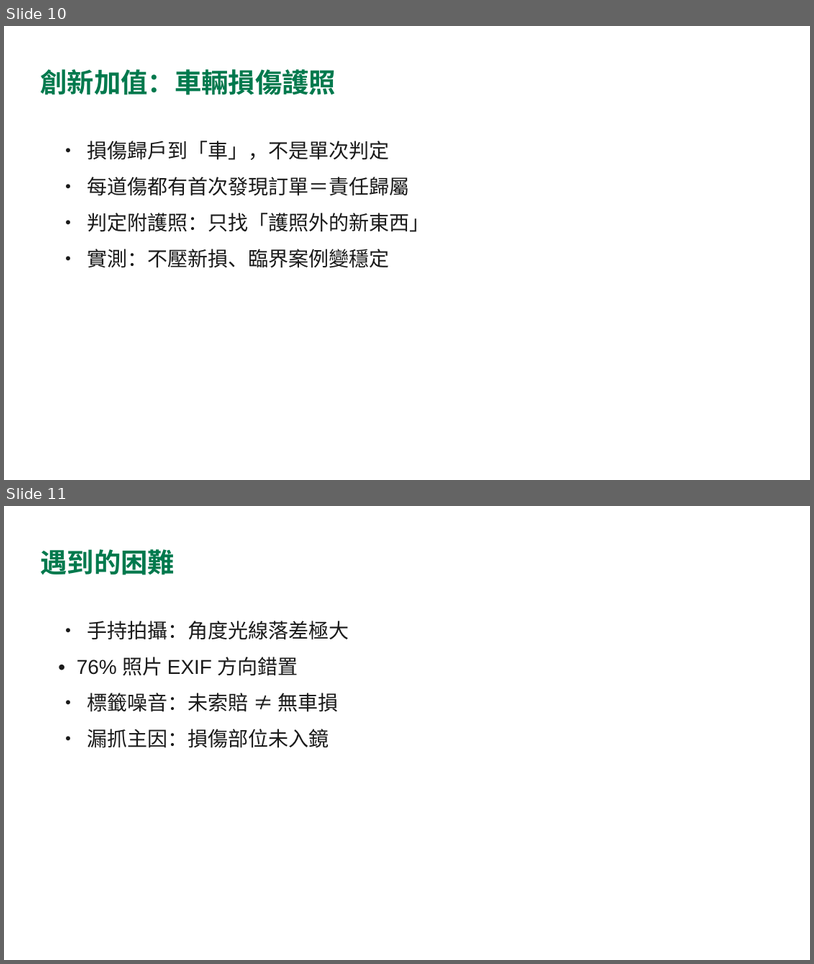
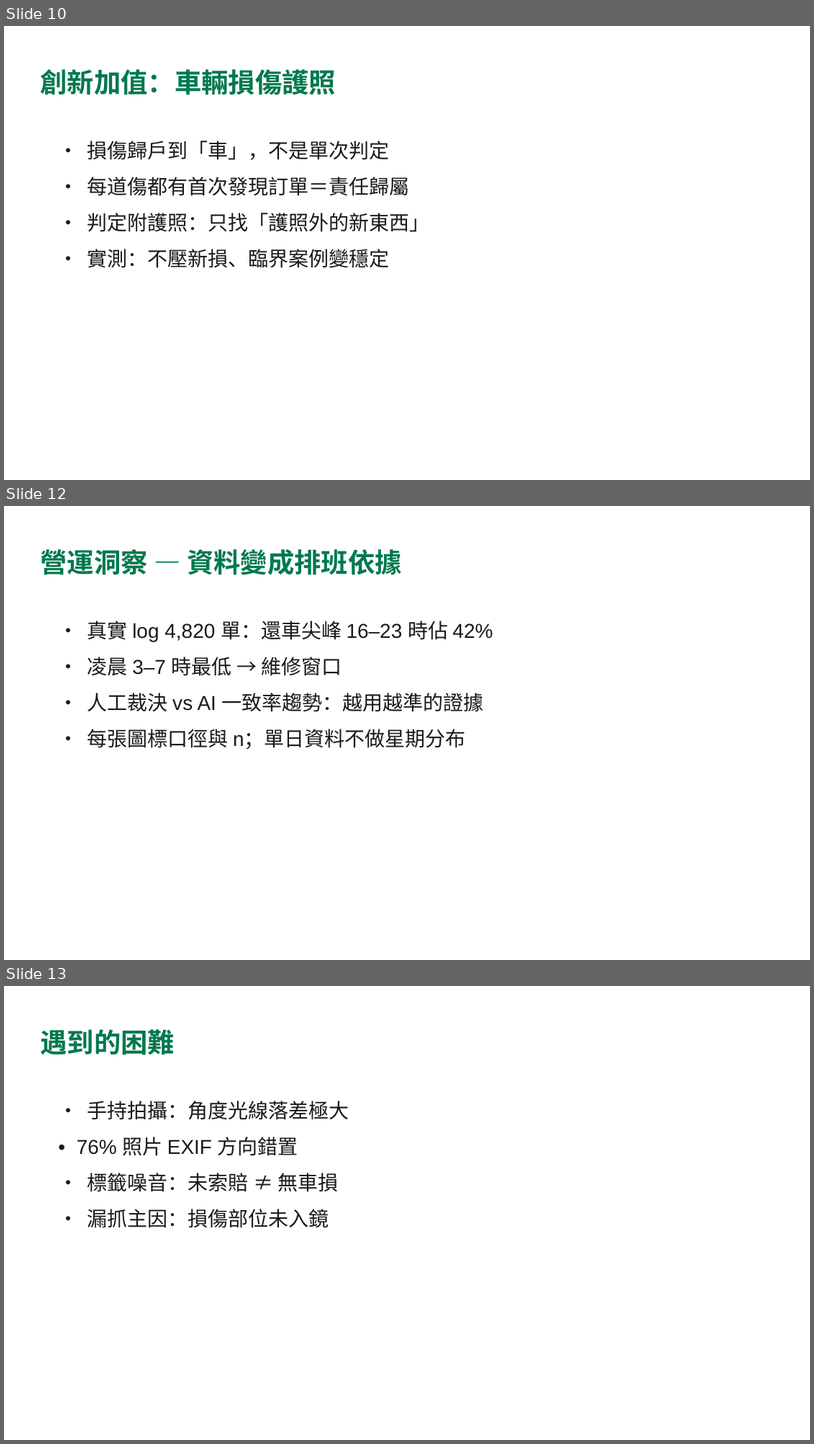
Before and after one commit to TimmyChen1110/iRent-AI, a slide deck: 環節二_還車影像AI辨識/Timmy_Project_Report/presentation.pptx. Shown one above the other, each under a label of ours: slides 10 and 11 before the commit, slides 10, 12 and 13 after it; the slides between them are not shown. The pictures are 814x964 and 814x1444 pixels, drawn with LibreOffice and Linux fonts; fonts in the diff are those of the drawing. Boxes give left, top, right and bottom in pixels: in the first picture for what was removed or moved away, otherwise in the second. Text is boxed around its words. In the diff, an @@ line names an element or a change of style, - is before the commit and + after.

```diff
--- a/環節二_還車影像AI辨識/Timmy_Project_Report/presentation.pptx
+++ b/環節二_還車影像AI辨識/Timmy_Project_Report/presentation.pptx
@@ slide 12 added at (4, 506, 810, 960), background #FFFFFF @@
@@ title added at (40, 549, 402, 575), 32 pt, text #00794D, bold @@
+營運洞察 — 資料變成排班依據
@@ text added at (88, 620, 493, 749), 24 pt, text #1A1A1A @@
+• 真實 log 4,820 單：還車尖峰 16–23 時佔 42%
+• 凌晨 3–7 時最低 → 維修窗口
+• 人工裁決 vs AI 一致率趨勢：越用越準的證據
+• 每張圖標口徑與 n；單日資料不做星期分布
@@ what was slide 11 is now slide 13 @@
```
Also in this commit, not shown: 2 slides changed, 1 other slide added, 9 other files.
